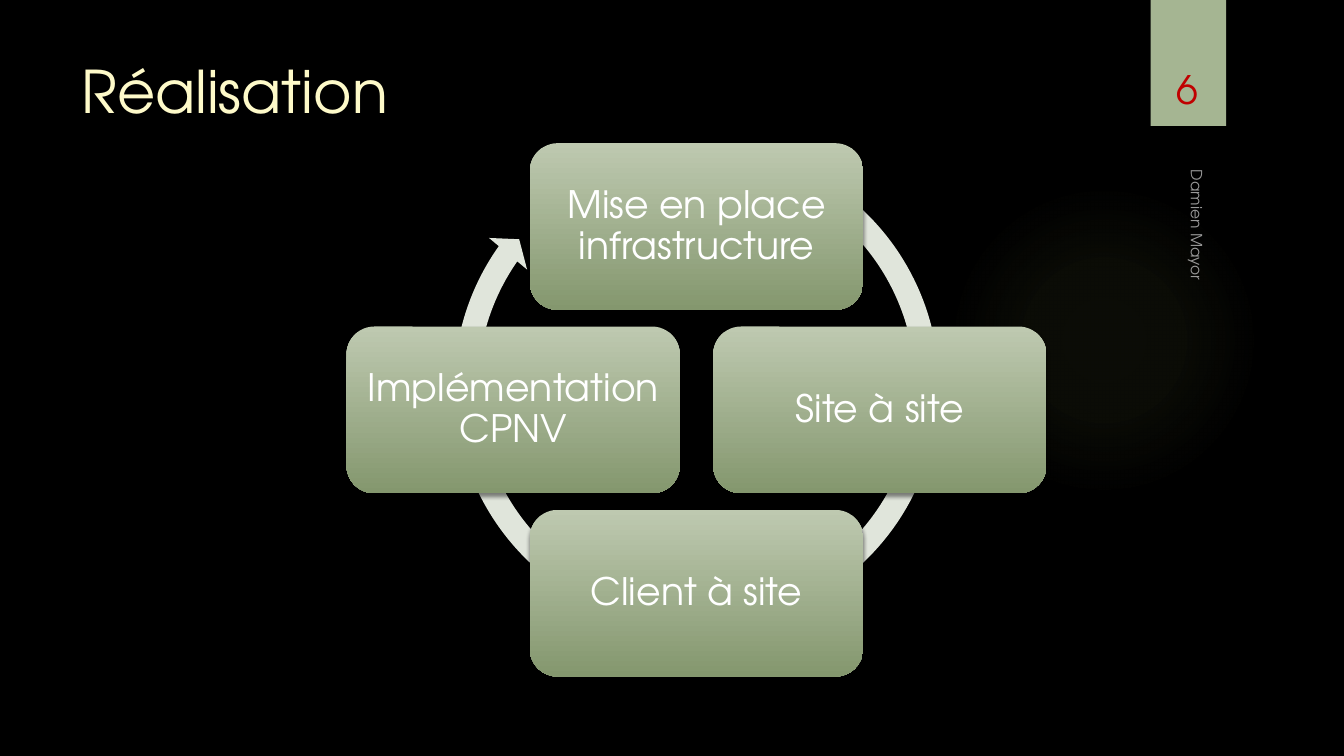
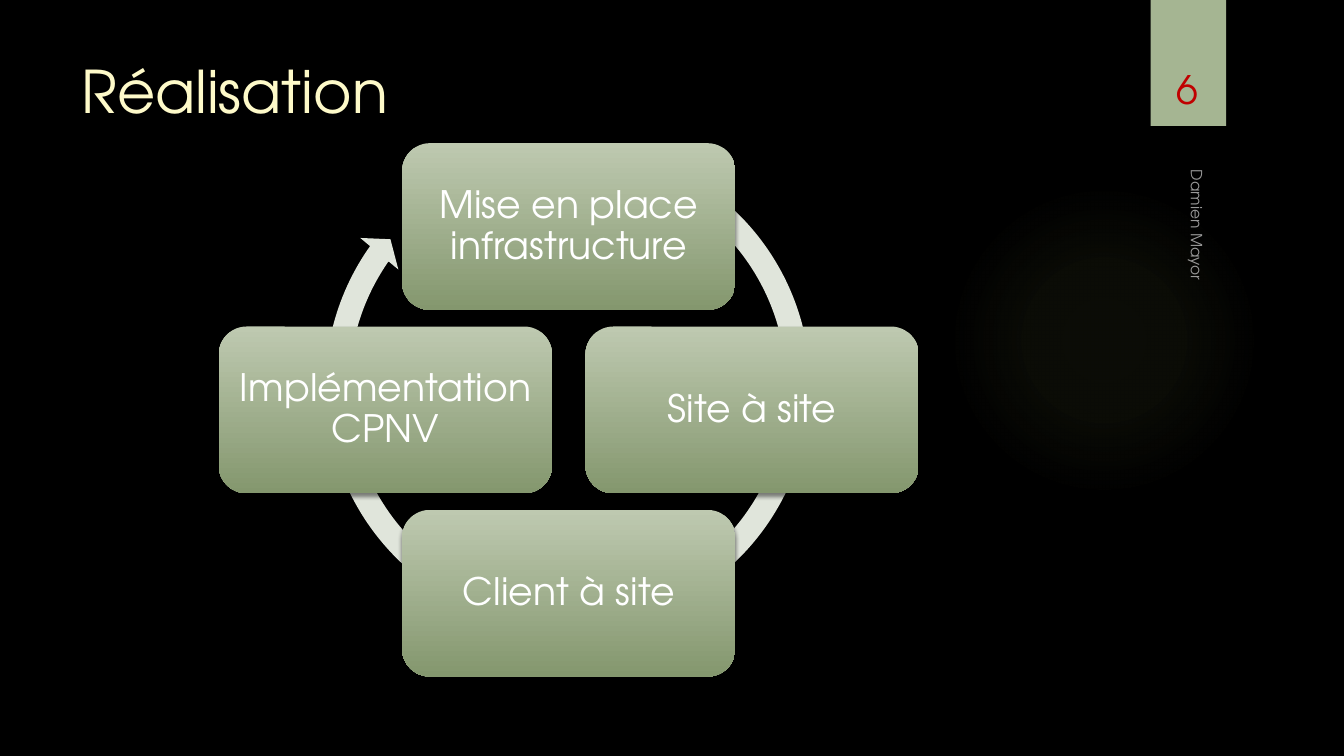
Before and after one commit to damienmayor/TPI, a slide deck: slide 6 of Présentation/Présentation TPI DMA.pptx. Drawn at 1344x756 pixels with LibreOffice and Linux fonts; fonts in the diff are those of the drawing; background and template pictures are left out. Boxes give left, top, right and bottom in pixels: in the first picture for what was removed or moved away, otherwise in the second. Text is boxed around its words. In the diff, an @@ line names an element or a change of style, - is before the commit and + after.

Commit message:
mise à jour présentation

```diff
--- a/Présentation/Présentation TPI DMA.pptx
+++ b/Présentation/Présentation TPI DMA.pptx
@@ 4 texts, 4 rounded rectangles, 1 circular arrow: place and size @@
-4 texts, 4 rounded rectangles, 1 circular arrow at (347, 131, 1048, 677)
+4 texts, 4 rounded rectangles, 1 circular arrow at (219, 131, 920, 677)
```
Also in this commit, not shown: 11 other slides changed, 4 slides added, 4 slides removed, 1 other file.
